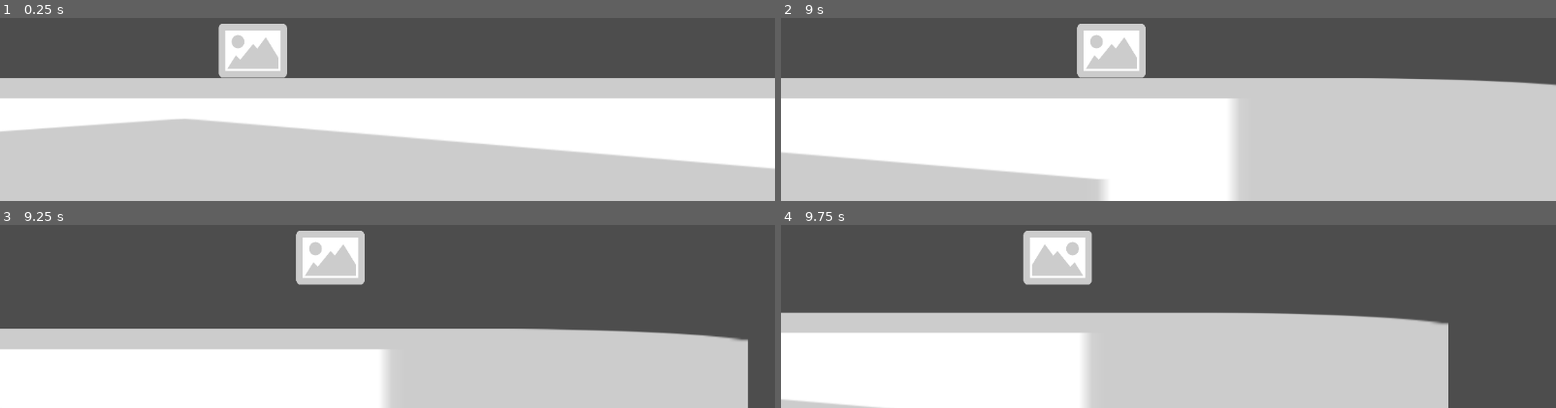
Above: before the commit, frames 1-4 (two rows, left to right).
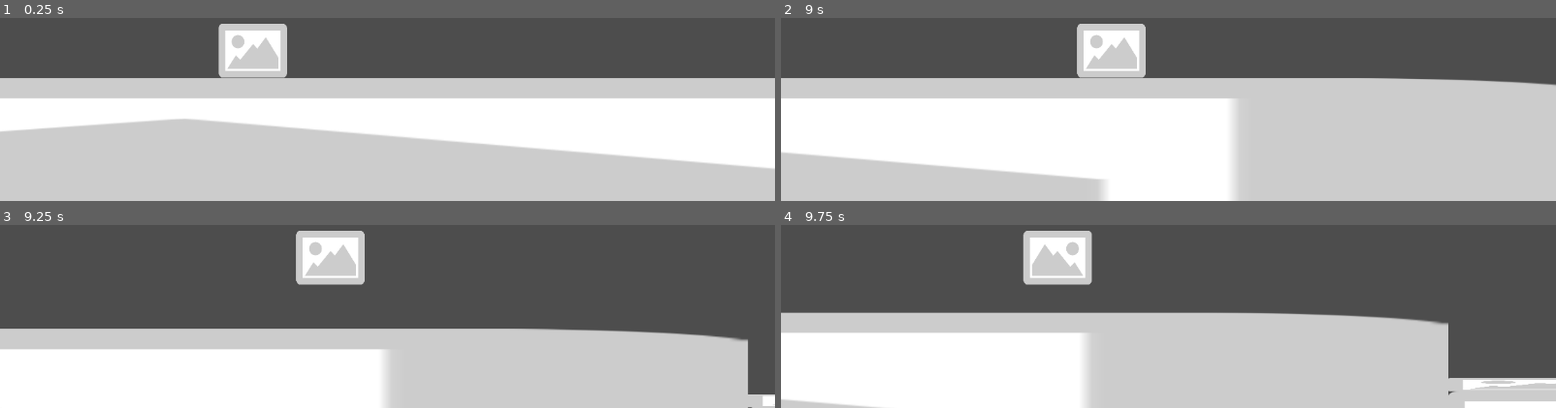
Above: after the commit, the same moments.

Repository: sesameeseed/Empty-Eggs
Game: Godot game, scene res://Level 1.tscn
The game is run twice, just before and just after one commit, with the same random seed, the same clock (stepped at 60 frames per second) and the same inputs.
Inputs:
- Up to frame 1 (0.25 s): no input
- Up to frame 2 (9 s): tap Enter at 0.5 s; hold Right (ui_right) 0.53-2.03 s; tap Up (ui_up) at 0.77, 1.52, 3.02, 3.77, 4.52, 6.02, 6.77, 7.52 s; hold Left (ui_left) 2.03-2.78 s; hold Right (ui_right) 2.78-4.28 s; hold Left (ui_left) 4.28-5.03 s; hold Right (ui_right) 5.03-5.78 s; hold Left (ui_left) 5.78-7.28 s; hold Right (ui_right) from 7.28 s (still down)
- Up to frame 3 (9.25 s): keep holding Right (ui_right); tap Up (ui_up) at 9.02 s
- Up to frame 4 (9.75 s): release Right (ui_right) at 9.53 s; hold Left (ui_left) from 9.53 s (still down)

Frames 1-2 are identical in both runs. In frame 3, 0.3% of the frame differs, in the area x 96-100%, y 92-100%; in frame 4, 2.3%, in the area x 86-100%, y 83-100%.

Commit message:
added stairs, spikes
- added stairs to fix enemy being stuck
- added spikes instead of letting the player fall off the map

still needs:
- static platforms should be replaced with tiles when the sheet is done
- ui and moving to next level
- make camera move with the player

Diff:
--- a/Level 1.tscn
+++ b/Level 1.tscn
@@ -1,10 +1,11 @@
-[gd_scene load_steps=8 format=3 uid="uid://dhdbyh1v6x8yn"]
+[gd_scene load_steps=9 format=3 uid="uid://dhdbyh1v6x8yn"]
 
 [ext_resource type="Script" path="res://Level 1.gd" id="1_8f8ea"]
 [ext_resource type="PackedScene" uid="uid://bi10ewdtb0mah" path="res://Player.tscn" id="1_d481v"]
 [ext_resource type="PackedScene" uid="uid://y204a0rkeyq4" path="res://placeholder_platform.tscn" id="2_1bjai"]
 [ext_resource type="PackedScene" uid="uid://dvvhmtmmeek63" path="res://moving_platform.tscn" id="3_ds8si"]
 [ext_resource type="PackedScene" uid="uid://dvi8ccya1xito" path="res://enemy.tscn" id="5_5we1h"]
+[ext_resource type="PackedScene" uid="uid://bjp1x3ii3mkgm" path="res://spikes.tscn" id="6_cprud"]
 
 [sub_resource type="Animation" id="Animation_46cpj"]
 resource_name = "move platforms"
@@ -44,7 +45,7 @@
 "times": PackedFloat32Array(0, 4, 8),
 "transitions": PackedFloat32Array(1, 1, 1),
 "update": 0,
-"values": [Vector2(5515, 430), Vector2(5515, 30), Vector2(5515, 430)]
+"values": [Vector2(5511, 372), Vector2(5511, 30), Vector2(5511, 372)]
 }
 tracks/3/type = "value"
 tracks/3/imported = false
@@ -83,7 +84,7 @@
 position = Vector2(-25, 405)
 
 [node name="Node2D5" parent="." instance=ExtResource("2_1bjai")]
-position = Vector2(4828, 231)
+position = Vector2(4828, 234)
 scale = Vector2(3.55189, 1.70586)
 
 [node name="Node2D6" parent="." instance=ExtResource("2_1bjai")]
@@ -105,7 +106,7 @@
 autoplay = "move platforms"
 
 [node name="vertical platform2" parent="." instance=ExtResource("3_ds8si")]
-position = Vector2(5515, 430)
+position = Vector2(5511, 372)
 scale = Vector2(1, 0.119995)
 
 [node name="Node2D7" parent="." instance=ExtResource("2_1bjai")]
@@ -116,5 +117,21 @@
 position = Vector2(7820, 38)
 scale = Vector2(1.0199, 0.168928)
 
-[node name="Node2D8" parent="." instance=ExtResource("5_5we1h")]
-position = Vector2(5710, 409)
+[node name="enemy" parent="." instance=ExtResource("5_5we1h")]
+position = Vector2(5867, 412)
+
+[node name="stair 1" parent="." instance=ExtResource("2_1bjai")]
+position = Vector2(5592, 432)
+scale = Vector2(1.539, 0.12)
+
+[node name="sair 2" parent="." instance=ExtResource("2_1bjai")]
+position = Vector2(5550, 402)
+scale = Vector2(1.25896, 0.12)
+
+[node name="Node2D8" parent="." instance=ExtResource("2_1bjai")]
+position = Vector2(1812, 625)
+scale = Vector2(0.916219, 0.489191)
+
+[node name="spikes" parent="." instance=ExtResource("6_cprud")]
+position = Vector2(1811, 554)
+scale = Vector2(0.929403, 0.0800147)
--- a/Player.gd
+++ b/Player.gd
@@ -1,17 +1,16 @@
 extends CharacterBody2D
-
 
 const SPEED = 400.0
 const JUMP_VELOCITY = -400.0
 const MAX_HEALTH = 100
 const DAMAGE_INTERVAL = 2
 
-# Get the gravity from the project settings to be synced with RigidBody nodes.
 var gravity = ProjectSettings.get_setting("physics/2d/default_gravity")
 var health
 var timer
 var can_take_damage = true
 var sprite
+
 
 func _ready():
 	health = MAX_HEALTH
@@ -40,10 +39,11 @@
 	elif velocity.x > 0:
 		sprite.flip_h = false
 
-	# Die if jumped off map
+	# End game if jumped off map
 	if position.y >= 1000:
 		queue_free()
 
+# Take damage when passing through enemy
 func take_damage(damage_en):
 	if can_take_damage:
 		can_take_damage = false
@@ -51,7 +51,12 @@
 		health -= damage_en
 		if health <= 0:
 			queue_free()
-		print('Player lost' + str(damage_en) + 'health!')
+		print('Player lost ' + str(damage_en) + ' health')
 
 func _on_damage_timer_timeout():
 	can_take_damage = true
+
+# End game when player hits spikes
+func _on_hitbox_body_entered(body):
+	if body == $"../spikes":
+		queue_free()
--- a/Player.tscn
+++ b/Player.tscn
@@ -9,7 +9,7 @@
 [sub_resource type="RectangleShape2D" id="RectangleShape2D_6kwc0"]
 size = Vector2(302.633, 248.932)
 
-[node name="Node2D" type="CharacterBody2D"]
+[node name="CharacterBody2D" type="CharacterBody2D"]
 scale = Vector2(0.79525, 0.963699)
 collision_mask = 4
 script = ExtResource("1_bw7c5")
@@ -38,4 +38,5 @@
 limit_smoothed = true
 drag_horizontal_enabled = true
 
+[connection signal="body_entered" from="Hitbox" to="." method="_on_hitbox_body_entered"]
 [connection signal="timeout" from="DamageTimer" to="." method="_on_damage_timer_timeout"]
--- a/enemy.gd
+++ b/enemy.gd
@@ -4,6 +4,7 @@
 const DAMAGE = 20.0
 
 var direction = 1
+
 
 func _physics_process(delta):
 	# move around
@@ -18,5 +19,6 @@
 	elif velocity.x > 0:
 		$Sprite2D.flip_h = false
 
+# deal damage to player
 func _on_area_2d_body_entered(body):
 	body.take_damage(DAMAGE)
--- a/enemy.tscn
+++ b/enemy.tscn
@@ -6,7 +6,7 @@
 [sub_resource type="RectangleShape2D" id="RectangleShape2D_h4nkb"]
 size = Vector2(300, 250)
 
-[node name="Node2D" type="CharacterBody2D"]
+[node name="CharacterBody2D" type="CharacterBody2D"]
 scale = Vector2(0.274589, 0.276024)
 collision_layer = 2
 collision_mask = 4
--- /dev/null
+++ b/spikes.tscn
@@ -0,0 +1,19 @@
+[gd_scene load_steps=3 format=3 uid="uid://bjp1x3ii3mkgm"]
+
+[ext_resource type="Texture2D" uid="uid://djpkcgi5e381j" path="res://Placeholder.png" id="1_biser"]
+
+[sub_resource type="RectangleShape2D" id="RectangleShape2D_kqfri"]
+size = Vector2(300, 250)
+
+[node name="spikes" type="CharacterBody2D"]
+
+[node name="Sprite2D" type="Sprite2D" parent="."]
+texture = ExtResource("1_biser")
+
+[node name="CollisionShape2D" type="CollisionShape2D" parent="."]
+shape = SubResource("RectangleShape2D_kqfri")
+
+[node name="Area2D" type="Area2D" parent="."]
+
+[node name="CollisionShape2D" type="CollisionShape2D" parent="Area2D"]
+shape = SubResource("RectangleShape2D_kqfri")
--- a/ui.tscn
+++ /dev/null
@@ -1,3 +0,0 @@
-[gd_scene format=3 uid="uid://cmc8ynsckgsuf"]
-
-[node name="UI" type="CanvasLayer"]
